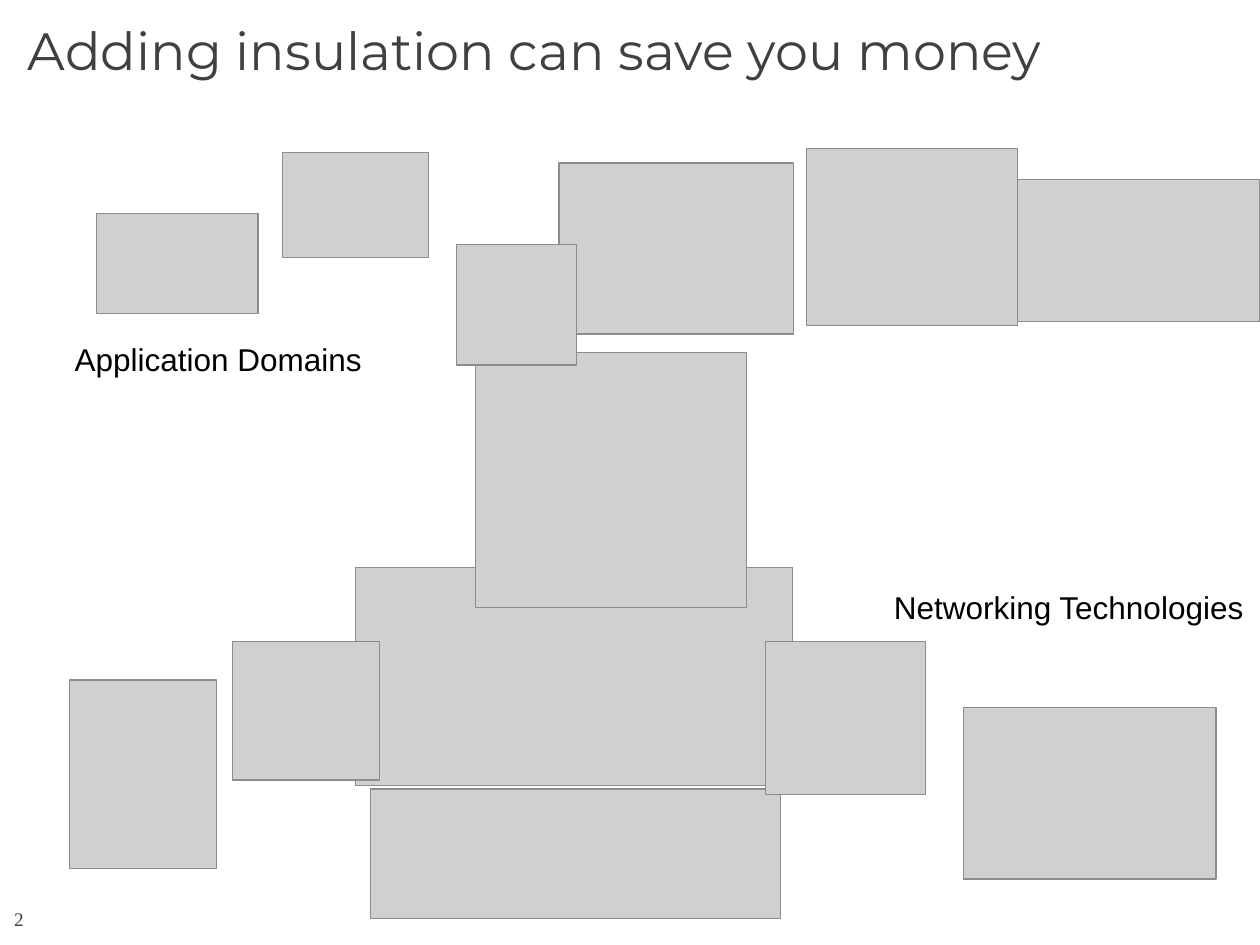
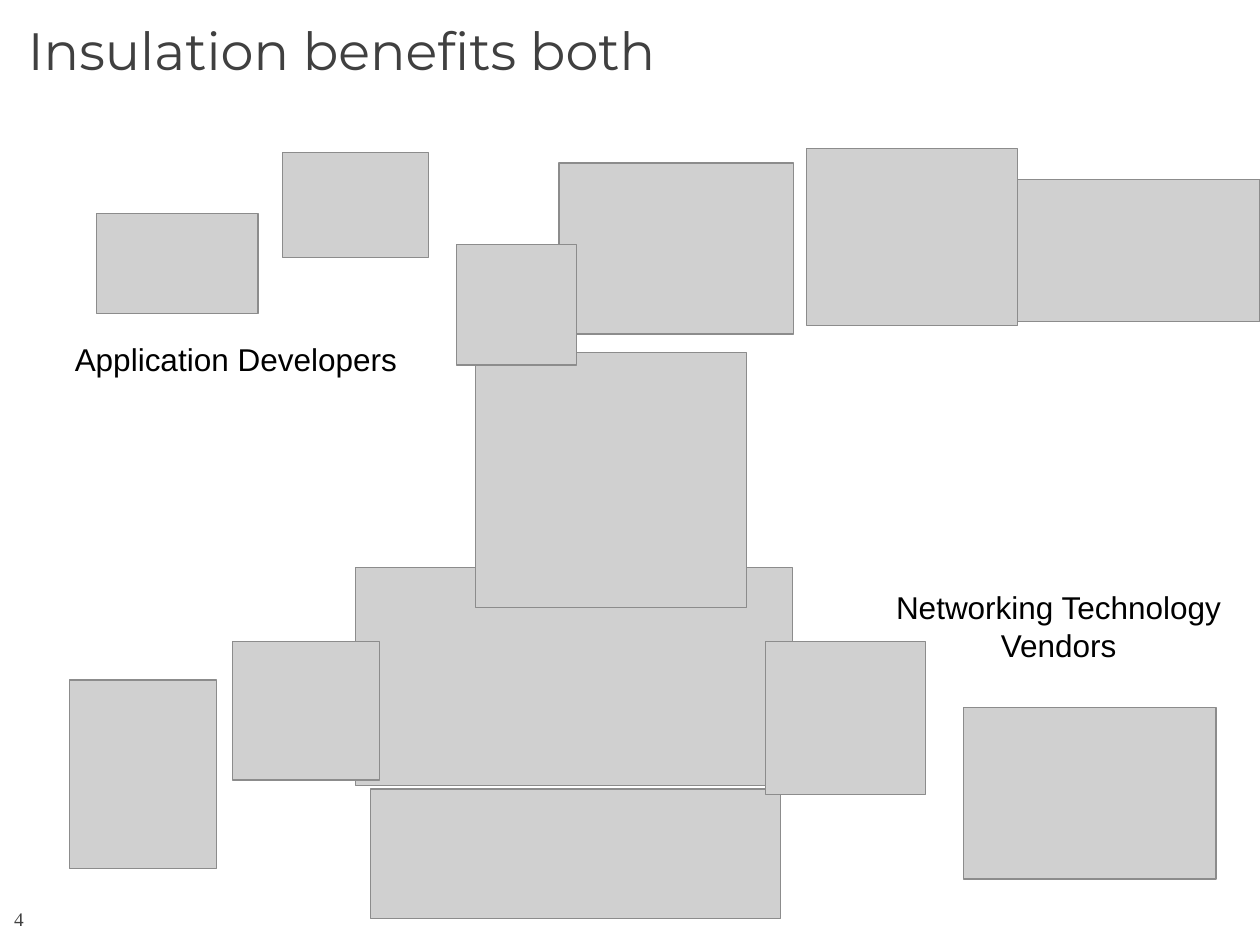
Before and after one commit to CCI/pub, a slide deck: slide 4 of slides/HotI-2011/2011-HotI-CCI-OLCF.pptx (slide 2 before the commit). Drawn at 1260x945 pixels with LibreOffice and Linux fonts; fonts in the diff are those of the drawing; grey boxes stand for pictures; background and template pictures are left out. Boxes give left, top, right and bottom in pixels: in the first picture for what was removed or moved away, otherwise in the second. Text is boxed around its words. In the diff, an @@ line names an element or a change of style, - is before the commit and + after.

Commit message:
more edits

```diff
--- a/slides/HotI-2011/2011-HotI-CCI-OLCF.pptx
+++ b/slides/HotI-2011/2011-HotI-CCI-OLCF.pptx
@@ title at bbox=[28, 31, 655, 71]: text changed @@
-Adding insulation can save you money
+Insulation benefits both
@@ text at bbox=[75, 348, 397, 377]: text changed @@
-Application Domains
+Application Developers
@@ text at bbox=[896, 596, 1221, 658]: text changed @@
-Networking Technologies
+Networking Technology
+Vendors
@@ page number at bbox=[14, 913, 24, 926]: text changed @@
-2
+4
```
